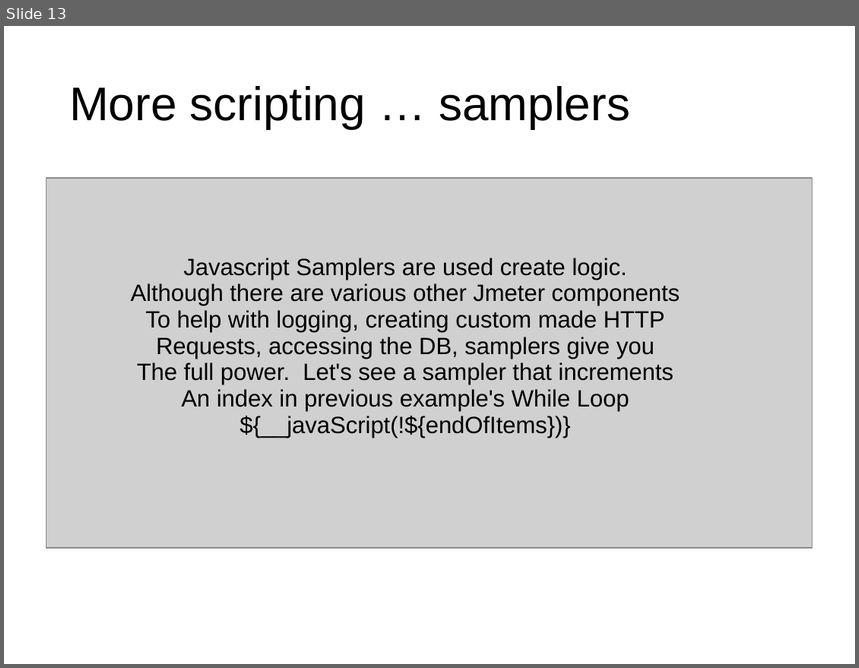
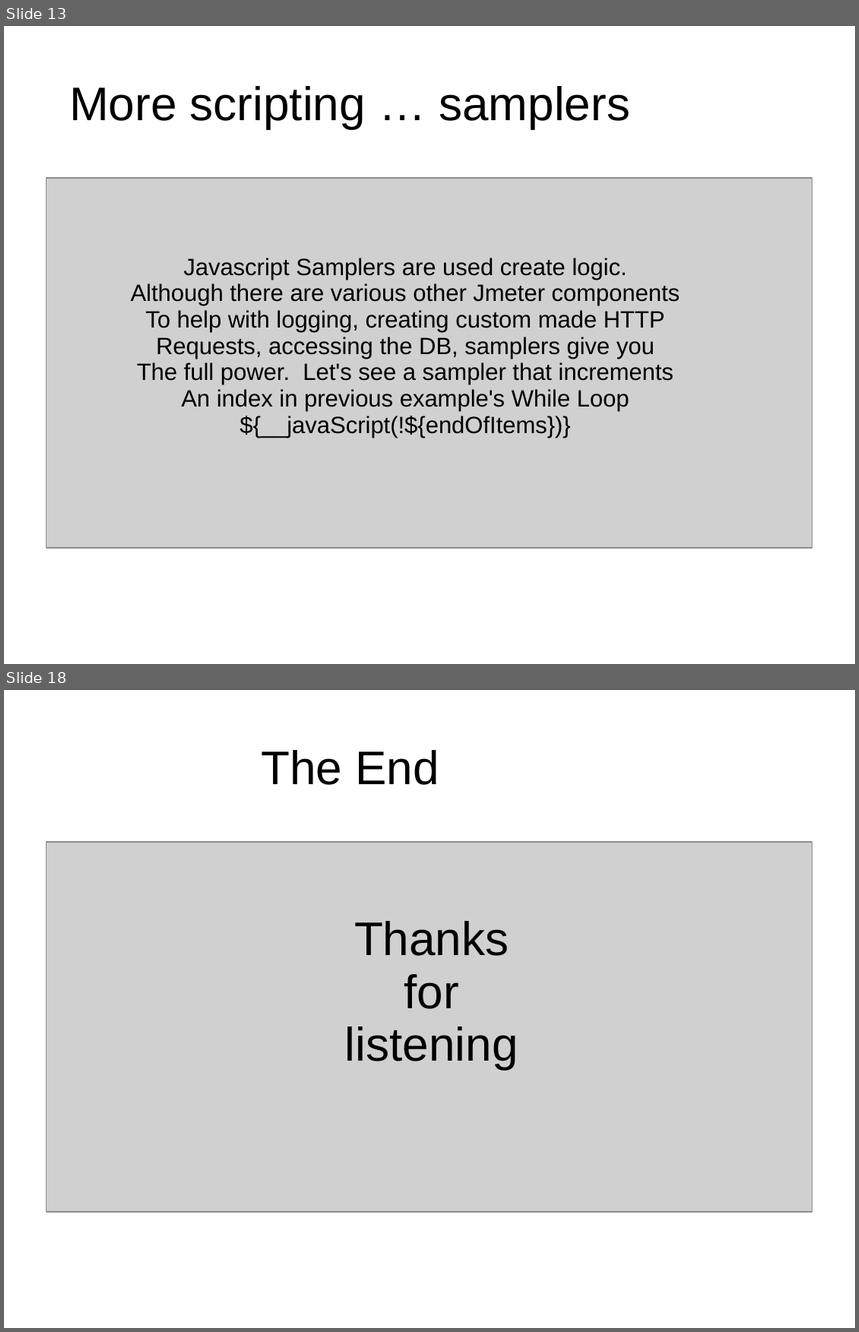
Before and after one commit to hchan/jmeterDemo, a slide deck: jmeterDemo.ppt. Shown one above the other, each under a label of ours: slide 13 before the commit, slides 13 and 18 after it; the slides between them are not shown. The pictures are 859x668 and 859x1332 pixels, drawn with LibreOffice and Linux fonts; fonts in the diff are those of the drawing; grey boxes stand for pictures; background and template pictures are left out. Boxes give left, top, right and bottom in pixels: in the first picture for what was removed or moved away, otherwise in the second. Text is boxed around its words. In the diff, an @@ line names an element or a change of style, - is before the commit and + after.

```diff
--- a/jmeterDemo.ppt
+++ b/jmeterDemo.ppt
@@ slide 18 added at [4,690,855,1328], background picture (left out) @@
@@ title added at [261,750,439,785], 44 pt, text #000000 @@
+The End
@@ picture added at [47,842,813,1212] @@
@@ text added at [345,921,519,1069], 44 pt, text #000000 @@
+Thanks for listening
```
Also in this commit, not shown: 10 slides changed, 4 other slides added, 1 other file.
